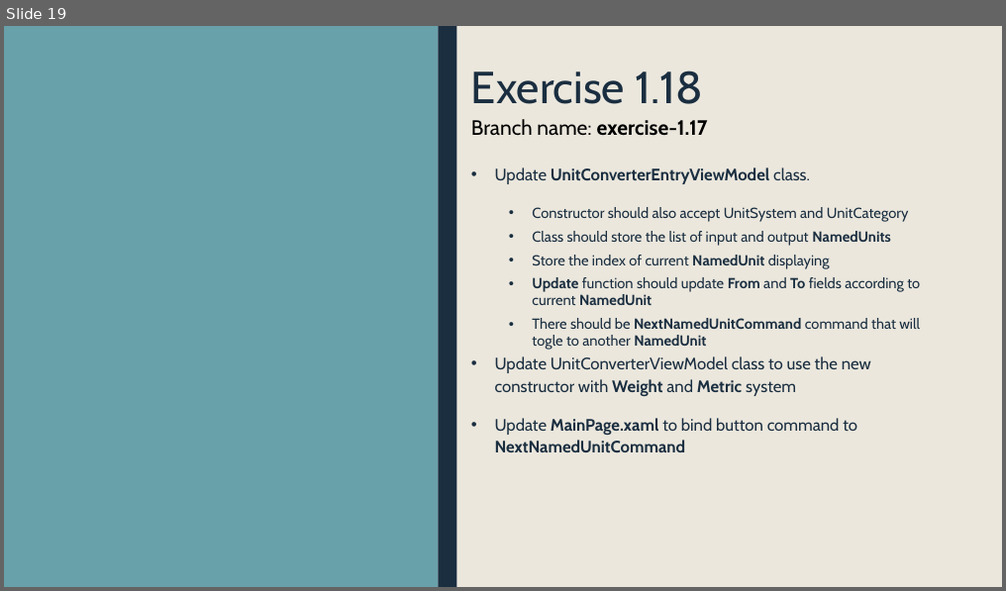
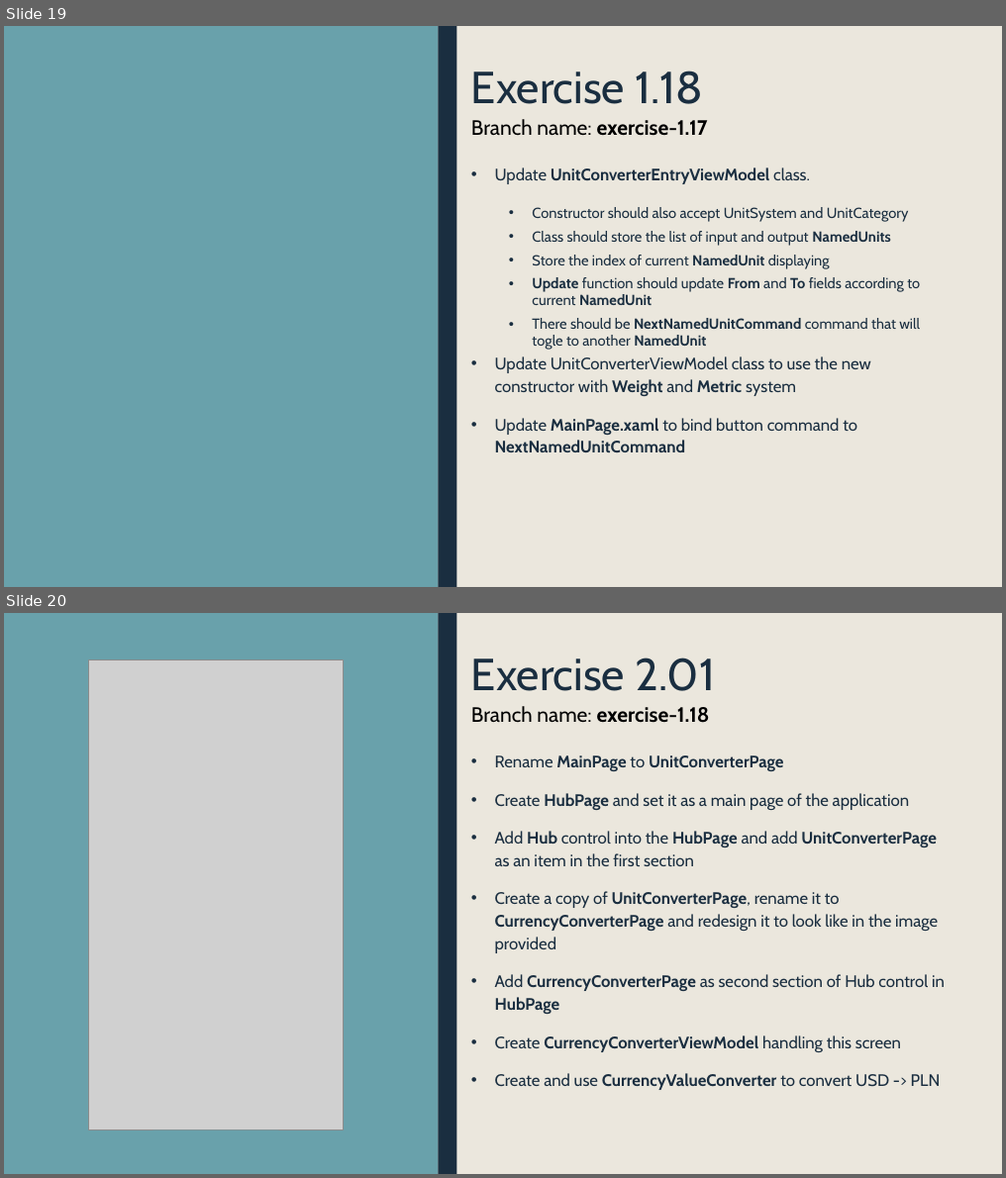
Before and after one commit to krajniak/PumConverter, a slide deck: exercises.pptx. Shown one above the other, each under a label of ours: slide 19 before the commit, slides 19 and 20 after it. The pictures are 1006x591 and 1006x1178 pixels, drawn with LibreOffice and Linux fonts; fonts in the diff are those of the drawing; grey boxes stand for pictures. Boxes give left, top, right and bottom in pixels: in the first picture for what was removed or moved away, otherwise in the second. Text is boxed around its words. In the diff, an @@ line names an element or a change of style, - is before the commit and + after.

Commit message:
Added currency converter view

```diff
--- a/exercises.pptx
+++ b/exercises.pptx
@@ slide 20 added at <box>4,613,1002,1174</box>, background #EBE7DD; not listed: 2 template elements that a slide beside it also shows @@
@@ picture added at <box>88,660,344,1130</box> @@
@@ title added at <box>471,658,715,691</box>, 43.2 pt, text #1A2E40 @@
+Exercise 2.01
@@ text added at <box>471,706,710,723</box>, 20 pt, text #000000, bold @@
+Branch name: exercise-1.18
@@ text added at <box>495,756,944,1090</box>, 16 pt, text #1A2E40 @@
+• Rename MainPage to UnitConverterPage
+• Create HubPage and set it as a main page of the application
+• Add Hub control into the HubPage and add UnitConverterPage as an item in the first section
+• Create a copy of UnitConverterPage, rename it to CurrencyConverterPage and redesign it to look like in the image provided
+• Add CurrencyConverterPage as second section of Hub control in HubPage
+• Create CurrencyConverterViewModel handling this screen
+• Create and use CurrencyValueConverter to convert USD -> PLN
```
Also in this commit, not shown: 10 other files.
